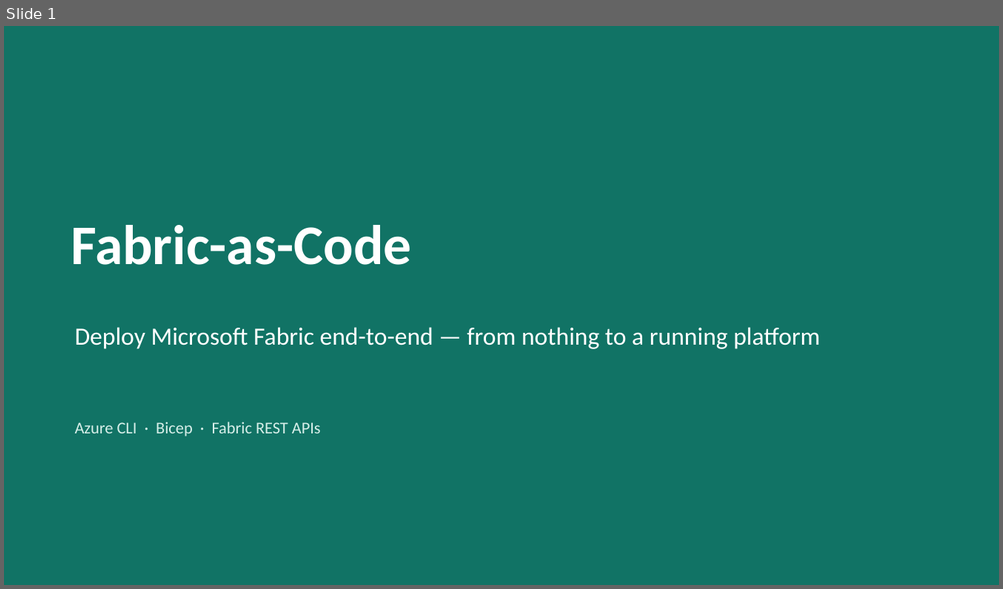
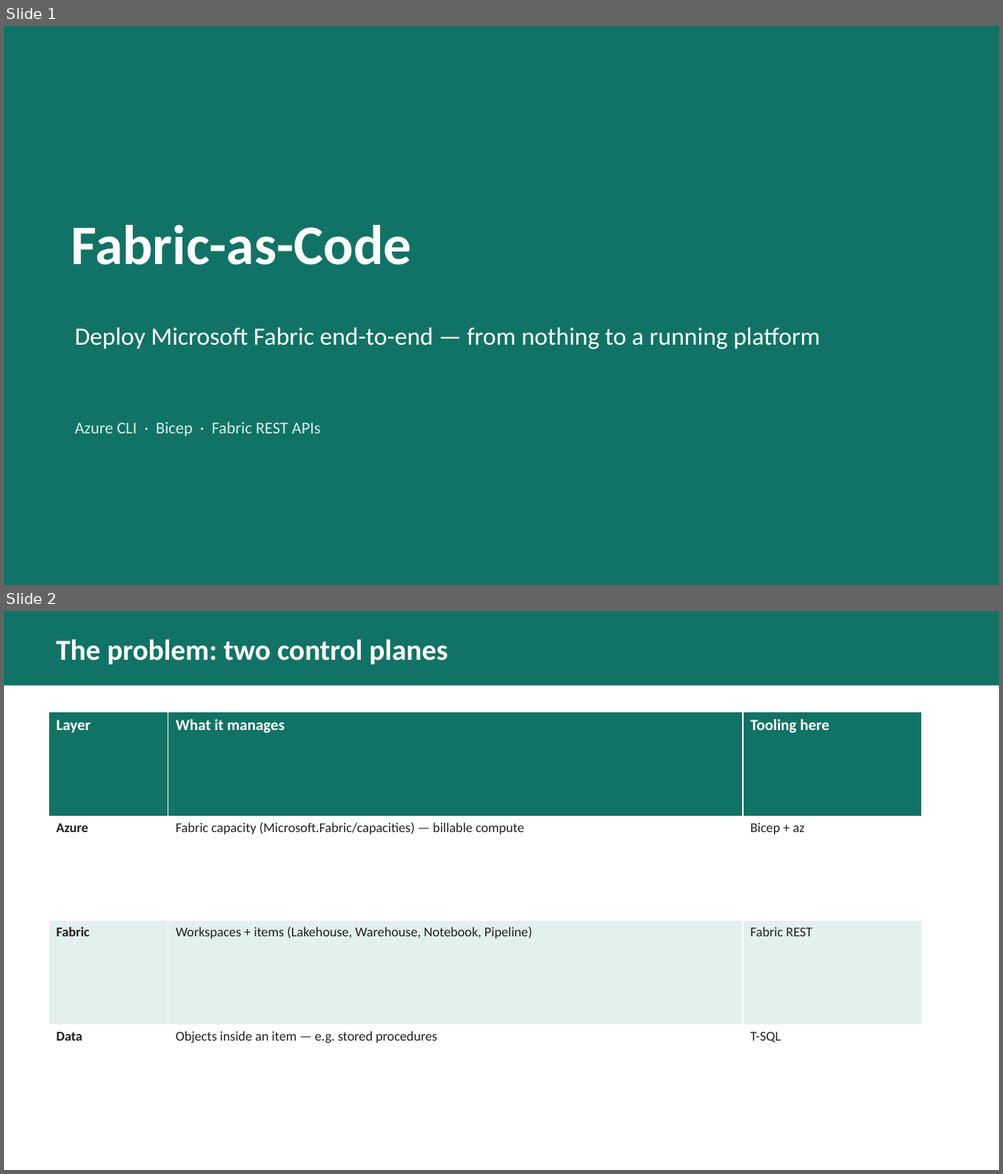
Before and after one commit to melabadi/fabric-as-code, a slide deck: docs/Fabric-as-Code.pptx. Shown one above the other, each under a label of ours: slide 1 before the commit, slides 1 and 2 after it. The pictures are 1003x589 and 1003x1174 pixels, drawn with LibreOffice and Linux fonts; fonts in the diff are those of the drawing. Boxes give left, top, right and bottom in pixels: in the first picture for what was removed or moved away, otherwise in the second. Text is boxed around its words. In the diff, an @@ line names an element or a change of style, - is before the commit and + after.

```diff
--- a/docs/Fabric-as-Code.pptx
+++ b/docs/Fabric-as-Code.pptx
@@ slide 2 added at (4, 611, 999, 1170), background #FFFFFF @@
@@ rectangle added at (4, 611, 999, 686), fill #117365 @@
@@ text added at (56, 639, 447, 664), 28 pt, text #FFFFFF, bold @@
+The problem: two control planes
@@ table added at (48, 712, 922, 1130), 4 rows, 3 columns @@
+Layer | What it manages | Tooling here
+Azure | Fabric capacity (Microsoft.Fabric/capacities) — billable compute | Bicep + az
+Fabric | Workspaces + items (Lakehouse, Warehouse, Notebook, Pipeline) | Fabric REST
+Data | Objects inside an item — e.g. stored procedures | T-SQL
```
Also in this commit, not shown: 8 slides changed, 4 other slides added, 2 slides removed, 4 other files.
